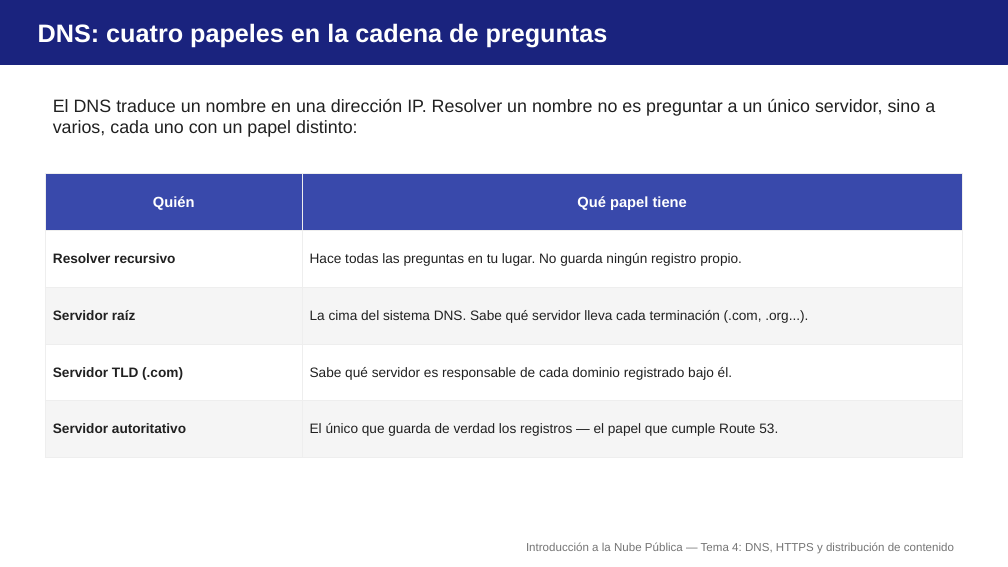
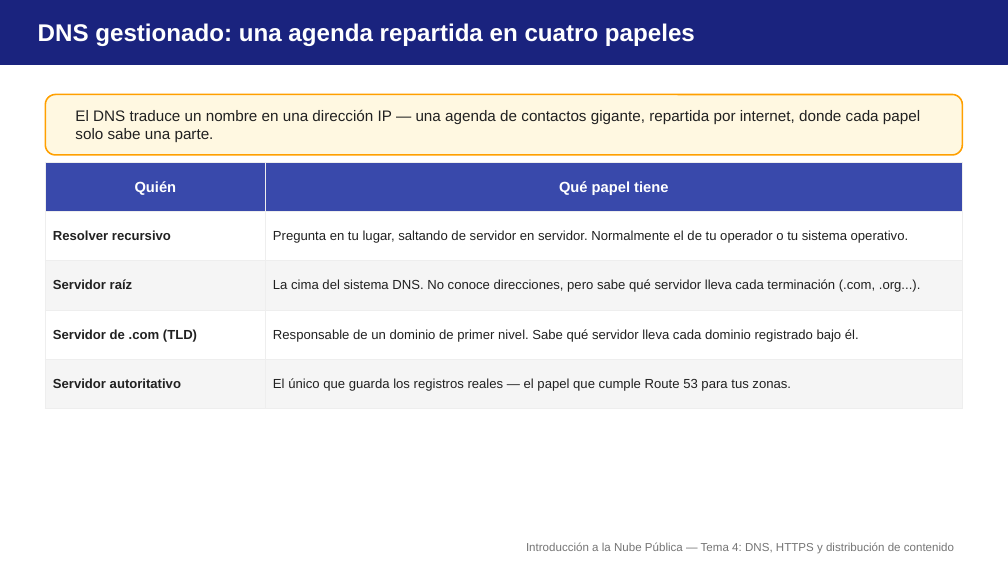
Before and after one commit to aitorventura/introduccion-nube, a slide deck: slide 3 of docs/tema4/diapositivas/dns-https-cdn.pptx. Drawn at 1008x567 pixels with LibreOffice and Linux fonts; fonts in the diff are those of the drawing. Boxes give left, top, right and bottom in pixels: in the first picture for what was removed or moved away, otherwise in the second. Text is boxed around its words. In the diff, an @@ line names an element or a change of style, - is before the commit and + after.

Commit message:
Rehace visualmente las diapositivas de Temas 1 a 5
Reconstruye los decks de primer-contacto-aws, vpc-diseno, seguridad-red,
maquinas-virtuales, almacenamiento, bases-datos-gestionadas,
arquitectura-completa, alta-disponibilidad-escalado, dns-https-cdn,
monitorizacion-operacion, iam-aplicado y economia-nube con tarjetas,
tablas y diagramas nativos en vez de listados de texto, revisadas a
90dpi para descartar solapamientos.

```diff
--- a/docs/tema4/diapositivas/dns-https-cdn.pptx
+++ b/docs/tema4/diapositivas/dns-https-cdn.pptx
@@ text at <box>38,23,695,46</box>: text changed; size 24 to 23 pt @@
-DNS: cuatro papeles en la cadena de preguntas
+DNS gestionado: una agenda repartida en cuatro papeles
@@ rounded rectangle added at <box>45,95,963,155</box>, fill #FFF8E1, outline #FFA000 1.5 pt @@
@@ text "El DNS traduce un nombre ..." at <box>75,109,920,142</box>: vertical alignment top to middle @@
@@ text at <box>75,109,920,142</box>: text changed; size 17 to 14.5 pt @@
-El DNS traduce un nombre en una dirección IP. Resolver un nombre no es preguntar a un único servidor, sino a varios, cada uno con un papel distinto:
+El DNS traduce un nombre en una dirección IP — una agenda de contactos gigante, repartida por internet, donde cada papel solo sabe una parte.
@@ table at <box>45,163,963,395</box> @@
-row 2, column 2: Hace todas las preguntas en tu lugar. No guarda ningún registro propio.
+row 2, column 2: Pregunta en tu lugar, saltando de servidor en servidor. Normalmente el de tu operador o tu sistema operativo.
-row 3, column 2: La cima del sistema DNS. Sabe qué servidor lleva cada terminación (.com, .org...).
+row 3, column 2: La cima del sistema DNS. No conoce direcciones, pero sabe qué servidor lleva cada terminación (.com, .org...).
-row 4, column 1: Servidor TLD (.com)
+row 4, column 1: Servidor de .com (TLD)
-row 4, column 2: Sabe qué servidor es responsable de cada dominio registrado bajo él.
+row 4, column 2: Responsable de un dominio de primer nivel. Sabe qué servidor lleva cada dominio registrado bajo él.
-row 5, column 2: El único que guarda de verdad los registros — el papel que cumple Route 53.
+row 5, column 2: El único que guarda los registros reales — el papel que cumple Route 53 para tus zonas.
@@ size 13 to 12.5 pt in "Resolver recursivo", "Servidor raíz", "Servidor autoritativo" @@
@@ table: place and size @@
-table at <box>45,174,963,457</box>
+table at <box>45,163,963,395</box>
```
Also in this commit, not shown: 12 other slides changed, 1 slide removed, 23 other files.
